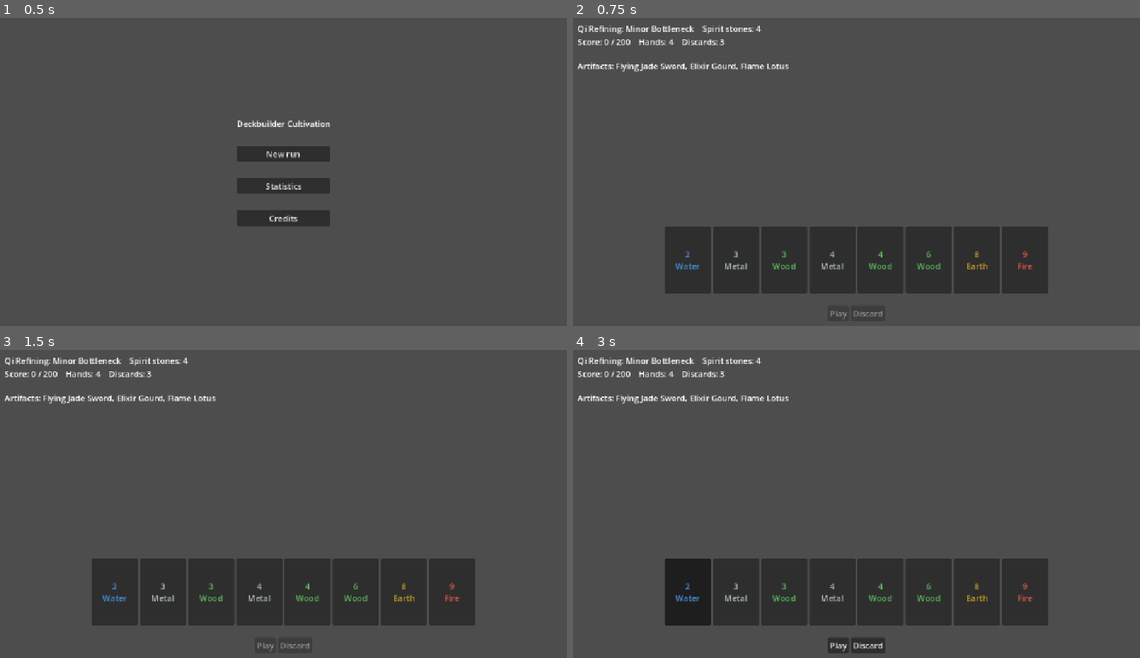
Above: before the commit, frames 1-4 (two rows, left to right).
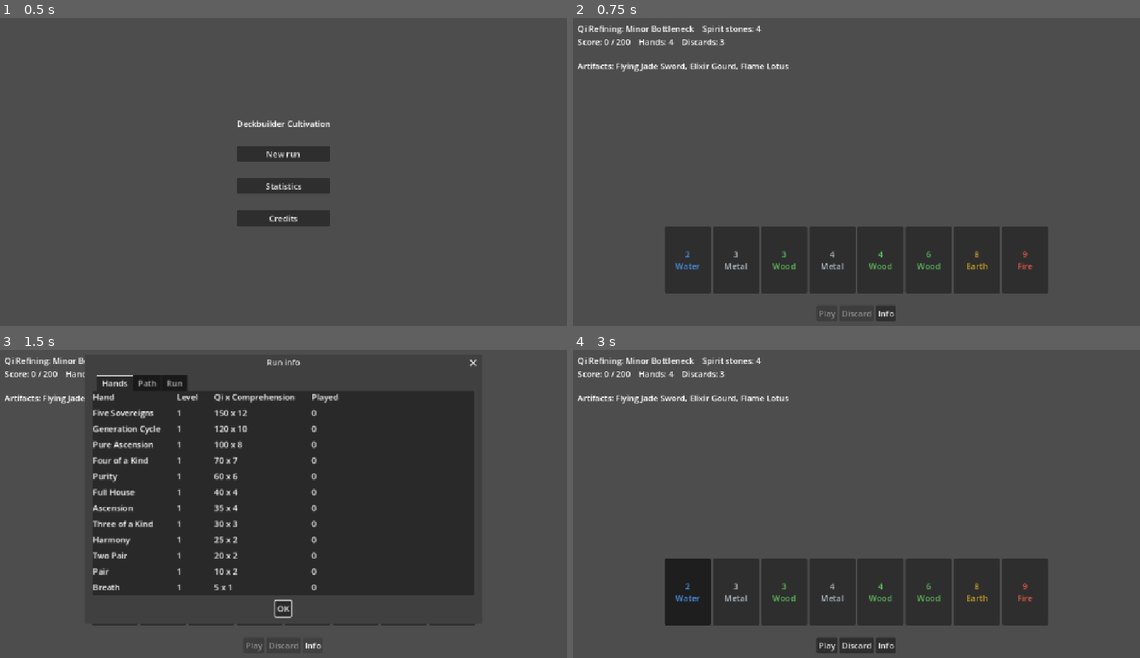
Above: after the commit, the same moments.

Repository: BazeOnigiri/deckbuilder-cultivation
Game: Godot game, scene res://ui/main/main.tscn
The game is run twice, just before and just after one commit, with the same random seed, the same clock (stepped at 60 frames per second) and the same inputs.
Inputs (mouse positions are in pixels of both pictures, inside the frame that each line leads up to):
- Up to frame 1 (0.5 s): no input
- Up to frame 2 (0.75 s): click "New run" at 0.5 s
- Up to frame 3 (1.5 s): click (311, 645) at 1.25 s, where only the run after the commit has a clickable "Info"
- Up to frame 4 (3 s): click (856, 608) at 2 s, where only the run after the commit has a clickable "OK"; click "2 Water" at 2.75 s

Frame 1 is identical in both runs. In frame 2, 0.2% of the frame differs, in the area x 43-57%, y 93-99%; in frame 3, 38%, in the area x 14-85%, y 2-98%; in frame 4, 0.3%.

Commit message:
feat(run-info): ajoute la fenetre d'infos de run avec mains, parcours et statistiques

Diff:
--- a/core/hands/hand_definition.gd
+++ b/core/hands/hand_definition.gd
@@ -18,3 +18,10 @@
 func is_valid() -> bool:
 	return (not id.is_empty() and not name_key.is_empty() and detector != null
 		and base_qi >= 0 and base_comprehension > 0 and level_qi >= 0 and level_comprehension >= 0)
+
+func qi_at(level: int) -> int:
+	return base_qi + (level - 1) * level_qi
+
+
+func comprehension_at(level: int) -> int:
+	return base_comprehension + (level - 1) * level_comprehension
--- /dev/null
+++ b/core/hands/hand_tally.gd
@@ -0,0 +1,50 @@
+class_name HandTally
+extends RefCounted
+## Nombre de fois ou chaque main a ete jouee. Partage par le profil et les statistiques de run.
+
+## id de main -> nombre de fois jouee.
+var counts: Dictionary = {}
+
+
+func record(hand_id: String) -> void:
+	counts[hand_id] = count_of(hand_id) + 1
+
+
+func count_of(hand_id: String) -> int:
+	return counts.get(hand_id, 0)
+
+
+func total() -> int:
+	var sum: int = 0
+	for count: int in counts.values():
+		sum += count
+	return sum
+
+
+## Main la plus jouee, "" si aucune. En cas d'egalite, le plus petit id : resultat stable.
+func most_played() -> String:
+	var ids: Array = counts.keys()
+	ids.sort()
+	var best_id: String = ""
+	var best_count: int = 0
+	for id: String in ids:
+		if counts[id] > best_count:
+			best_id = id
+			best_count = counts[id]
+	return best_id
+
+
+func to_dict() -> Dictionary:
+	return counts.duplicate()
+
+
+## Donnees venant du disque du joueur : on ne garde que les paires id texte -> nombre positif.
+static func from_dict(data: Variant) -> HandTally:
+	var tally := HandTally.new()
+	if not data is Dictionary:
+		return tally
+	for key: Variant in data:
+		var value: Variant = data[key]
+		if key is String and (value is int or value is float) and int(value) > 0:
+			tally.counts[key] = int(value)
+	return tally
--- a/core/profile/profile_stats.gd
+++ b/core/profile/profile_stats.gd
@@ -9,28 +9,7 @@
 var runs_won: int = 0
 var best_realm: int = 0
 var best_hand_score: int = 0
-## id de main -> nombre de fois jouee.
-var hand_counts: Dictionary = {}
-
-
-func total_hands() -> int:
-	var total: int = 0
-	for count: int in hand_counts.values():
-		total += count
-	return total
-
-
-## Main la plus jouee, "" si aucune. En cas d'egalite, le plus petit id : resultat stable.
-func most_played_hand() -> String:
-	var ids: Array = hand_counts.keys()
-	ids.sort()
-	var best_id: String = ""
-	var best_count: int = 0
-	for id: String in ids:
-		if hand_counts[id] > best_count:
-			best_id = id
-			best_count = hand_counts[id]
-	return best_id
+var hands := HandTally.new()
 
 
 func to_dict() -> Dictionary:
@@ -39,7 +18,7 @@
 		"runs_won": runs_won,
 		"best_realm": best_realm,
 		"best_hand_score": best_hand_score,
-		"hand_counts": hand_counts.duplicate(),
+		"hand_counts": hands.to_dict(),
 	}
 
 
@@ -50,13 +29,7 @@
 	stats.runs_won = _count(data, "runs_won")
 	stats.best_realm = _count(data, "best_realm")
 	stats.best_hand_score = _count(data, "best_hand_score")
-	var counts: Variant = data.get("hand_counts", {})
-	if counts is Dictionary:
-		for key: Variant in counts:
-			if key is String:
-				var count: int = _count(counts, key)
-				if count > 0:
-					stats.hand_counts[key] = count
+	stats.hands = HandTally.from_dict(data.get("hand_counts", {}))
 	return stats
 
 
--- a/core/profile/profile_tracker.gd
+++ b/core/profile/profile_tracker.gd
@@ -27,8 +27,7 @@
 
 func _on_hand_played(result: HandResult, score: ScoreContext) -> void:
 	_stats.best_hand_score = maxi(_stats.best_hand_score, score.total())
-	var id: String = result.definition.id
-	_stats.hand_counts[id] = _stats.hand_counts.get(id, 0) + 1
+	_stats.hands.record(result.definition.id)
 
 
 func _on_finished(won: bool) -> void:
--- a/core/realms/run_progress.gd
+++ b/core/realms/run_progress.gd
@@ -9,9 +9,9 @@
 var _bottleneck_index: int = 0
 
 
-func _init(realms: Array[RealmDefinition]) -> void:
-	assert(not realms.is_empty(), "une run demande au moins un royaume")
-	_realms = realms.duplicate()
+func _init(p_realms: Array[RealmDefinition]) -> void:
+	assert(not p_realms.is_empty(), "une run demande au moins un royaume")
+	_realms = p_realms.duplicate()
 	_realms.sort_custom(func(a: RealmDefinition, b: RealmDefinition) -> bool:
 		return a.order < b.order)
 
@@ -25,7 +25,18 @@
 
 
 func current_target() -> int:
-	return roundi(current_realm().base_score * current_bottleneck().score_multiplier)
+	return target_for(current_realm(), current_bottleneck())
+
+
+static func target_for(realm: RealmDefinition, bottleneck: BottleneckDefinition) -> int:
+	return roundi(realm.base_score * bottleneck.score_multiplier)
+
+
+## Goulot du royaume courant : -1 franchi, 0 en cours, 1 a venir. Run terminee : tout est franchi.
+func bottleneck_position(bottleneck_index: int) -> int:
+	if is_finished or bottleneck_index < _bottleneck_index:
+		return -1
+	return 0 if bottleneck_index == _bottleneck_index else 1
 
 
 ## Passe au goulot suivant. Renvoie false si la run est terminee (on reste alors sur le dernier goulot).
--- a/core/round/round_state.gd
+++ b/core/round/round_state.gd
@@ -4,6 +4,7 @@
 
 signal hand_played(result: HandResult, score: ScoreContext)
 signal finished(won: bool)
+signal discarded
 
 enum Status {PLAYING, WON, LOST}
 
@@ -79,6 +80,7 @@
 	if not _deck.discard(cards):
 		return false
 	discards_left -= 1
+	discarded.emit()
 	_refill()
 	return true
 
--- a/core/run/run_state.gd
+++ b/core/run/run_state.gd
@@ -17,6 +17,7 @@
 var artifacts: Array[ArtifactDefinition] = []
 var hand_levels := HandLevels.new()
 var pills: Array[PillDefinition] = []
+var stats := RunStats.new()
 
 var _deck: DeckState
 var _rules: RoundRules
@@ -68,6 +69,8 @@
 		constraint = TribulationConstraint.new()
 	current_round = RoundState.new(_deck, _rules, _evaluator, progress.current_target(), artifacts, hand_levels, constraint)
 	current_round.finished.connect(_on_round_finished)
+	current_round.hand_played.connect(_on_hand_played)
+	current_round.discarded.connect(_on_discarded)
 	# Emis avant start() : l'UI se branche sur le round avant la premiere pioche.
 	round_started.emit(current_round)
 	current_round.start()
@@ -81,9 +84,18 @@
 	# Recompense calculee avant advance() : elle depend du goulot qui vient d'etre franchi.
 	var reward := RoundReward.compute(_economy, progress.current_bottleneck().reward, current_round.hands_left, stones)
 	stones += reward.total()
+	stats.stones_earned += reward.total()
+	stats.bottlenecks_cleared += 1
 	if progress.advance():
 		status = Status.BETWEEN_ROUNDS
 		round_won.emit(reward)
 	else:
 		status = Status.WON
 		finished.emit(true)
+
+func _on_hand_played(result: HandResult, score: ScoreContext) -> void:
+	stats.record_hand(result.definition.id, score.total())
+
+
+func _on_discarded() -> void:
+	stats.discards_used += 1
--- /dev/null
+++ b/core/run/run_stats.gd
@@ -0,0 +1,14 @@
+class_name RunStats
+extends RefCounted
+## Statistiques de la run en cours, affichees dans la fenetre Infos. Neuves a chaque run.
+
+var hands := HandTally.new()
+var best_hand_score: int = 0
+var discards_used: int = 0
+var stones_earned: int = 0
+var bottlenecks_cleared: int = 0
+
+
+func record_hand(hand_id: String, score: int) -> void:
+	hands.record(hand_id)
+	best_hand_score = maxi(best_hand_score, score)
--- a/core/scoring/scoring_pipeline.gd
+++ b/core/scoring/scoring_pipeline.gd
@@ -8,8 +8,8 @@
 	assert(hand != null, "score() demande une main reconnue")
 	var definition := hand.definition
 	var context := ScoreContext.new(hand)
-	context.qi = definition.base_qi + (level - 1) * definition.level_qi
-	context.comprehension = definition.base_comprehension + (level - 1) * definition.level_comprehension
+	context.qi = definition.qi_at(level)
+	context.comprehension = definition.comprehension_at(level)
 	for card: CardInstance in hand.scoring_cards:
 		context.qi += card.rank
 	# Boucle par phase plutot que sort_custom : sort_custom n'est pas stable et perdrait l'ordre d'ajout.
--- a/localization/textes.csv
+++ b/localization/textes.csv
@@ -80,3 +80,22 @@
 UI_STATS_FAVORITE_HAND,Main favorite,Favorite hand
 UI_STATS_HAND_COUNT,%s (%d fois),%s (%d times)
 UI_BACK,Retour,Back
+UI_INFO_BUTTON,Infos,Info
+UI_RUN_INFO,Infos de la run,Run info
+UI_INFO_TAB_HANDS,Mains,Hands
+UI_INFO_TAB_PATH,Parcours,Path
+UI_INFO_TAB_RUN,Run,Run
+UI_INFO_HAND,Main,Hand
+UI_INFO_LEVEL,Niveau,Level
+UI_INFO_VALUE,Qi x Compréhension,Qi x Comprehension
+UI_INFO_VALUE_FORMAT,%d x %d,%d x %d
+UI_INFO_PLAYED,Jouée,Played
+UI_INFO_TARGET,Objectif,Target
+UI_INFO_CONSTRAINT,Contrainte,Constraint
+UI_INFO_STATE,État,State
+UI_INFO_CLEARED,Franchi,Cleared
+UI_INFO_CURRENT,En cours,Current
+UI_INFO_UPCOMING,À venir,Upcoming
+UI_INFO_DISCARDS,Défausses utilisées,Discards used
+UI_INFO_STONES,Pierres gagnées,Stones earned
+UI_INFO_CLEARED_COUNT,Goulots franchis,Bottlenecks cleared
--- a/ui/round/round_screen.gd
+++ b/ui/round/round_screen.gd
@@ -19,6 +19,7 @@
 var _artifact_catalog: Array[ArtifactDefinition]
 var _manual_catalog: Array[ManualDefinition]
 var _pill_catalog: Array[PillDefinition]
+var _hand_catalog: Array[HandDefinition]
 
 ## Debug : artefacts donnes au debut de la run (inspecteur de la scene). Ignores dans une build release.
 @export var debug_artifacts: Array[ArtifactDefinition] = []
@@ -44,7 +45,8 @@
 	_manual_catalog = ManualCatalog.load_definitions()
 	_pill_catalog = PillCatalog.load_definitions()
 	var deck := DeckState.new(load(DECK_PATH), _rng)
-	var evaluator := HandEvaluator.new(HandCatalog.load_definitions())
+	_hand_catalog = HandCatalog.load_definitions()
+	var evaluator := HandEvaluator.new(_hand_catalog)
 	_run = RunState.new(deck, _rules, evaluator, RunProgress.new(RealmCatalog.load_definitions()), load(ECONOMY_PATH))
 	if OS.is_debug_build():
 		_run.artifacts.append_array(debug_artifacts)
@@ -56,6 +58,7 @@
 	_continue_button.pressed.connect(_on_continue_pressed)
 	_menu_button.pressed.connect(menu_requested.emit)
 	_shop_panel.changed.connect(_refresh)
+	%InfoButton.pressed.connect(_show_run_info)
 	_continue_button.hide()
 	_menu_button.hide()
 	run_created.emit(_run)
@@ -181,3 +184,9 @@
 	dialog.canceled.connect(dialog.queue_free)
 	add_child(dialog)
 	dialog.popup_centered()
+
+func _show_run_info() -> void:
+	var dialog := RunInfoDialog.new()
+	dialog.setup(_run, _hand_catalog)
+	add_child(dialog)
+	dialog.popup_centered(RunInfoDialog.SIZE)
--- a/ui/round/round_screen.tscn
+++ b/ui/round/round_screen.tscn
@@ -85,3 +85,8 @@
 unique_name_in_owner = true
 layout_mode = 2
 text = "UI_MENU"
+
+[node name="InfoButton" type="Button" parent="Margin/Layout/Actions"]
+unique_name_in_owner = true
+layout_mode = 2
+text = "UI_INFO_BUTTON"
--- /dev/null
+++ b/ui/run_info/run_info_dialog.gd
@@ -0,0 +1,102 @@
+class_name RunInfoDialog
+extends AcceptDialog
+## Fenetre Infos pendant une run : mains, parcours, statistiques. Construite en code, lecture seule.
+
+const SIZE := Vector2i(760, 520)
+const POSITION_KEYS := ["UI_INFO_CLEARED", "UI_INFO_CURRENT", "UI_INFO_UPCOMING"]
+
+var _run: RunState
+var _hands: Array[HandDefinition]
+
+
+## A appeler avant add_child.
+func setup(run: RunState, hands: Array[HandDefinition]) -> void:
+	_run = run
+	_hands = hands
+
+
+func _ready() -> void:
+	title = tr("UI_RUN_INFO")
+	var tabs := TabContainer.new()
+	add_child(tabs)
+	_add_tab(tabs, "UI_INFO_TAB_HANDS", _hands_grid())
+	_add_tab(tabs, "UI_INFO_TAB_PATH", _path_grid())
+	_add_tab(tabs, "UI_INFO_TAB_RUN", _run_grid())
+	confirmed.connect(queue_free)
+	canceled.connect(queue_free)
+
+
+func _add_tab(tabs: TabContainer, title_key: String, grid: GridContainer) -> void:
+	var scroll := ScrollContainer.new()
+	scroll.custom_minimum_size = Vector2(SIZE) - Vector2(40, 120)
+	scroll.add_child(grid)
+	tabs.add_child(scroll)
+	tabs.set_tab_title(tabs.get_tab_count() - 1, tr(title_key))
+
+
+func _grid(columns: int, header_keys: Array) -> GridContainer:
+	var grid := GridContainer.new()
+	grid.columns = columns
+	grid.add_theme_constant_override("h_separation", 32)
+	grid.add_theme_constant_override("v_separation", 8)
+	for key: String in header_keys:
+		_cell(grid, tr(key))
+	return grid
+
+
+func _cell(grid: GridContainer, text: String) -> void:
+	var label := Label.new()
+	label.text = text
+	grid.add_child(label)
+
+
+## Les 12 mains, de la plus forte a la plus faible, a leur niveau actuel.
+func _hands_grid() -> GridContainer:
+	var grid := _grid(4, ["UI_INFO_HAND", "UI_INFO_LEVEL", "UI_INFO_VALUE", "UI_INFO_PLAYED"])
+	var sorted: Array[HandDefinition] = _hands.duplicate()
+	sorted.sort_custom(func(a: HandDefinition, b: HandDefinition) -> bool: return a.priority > b.priority)
+	for hand: HandDefinition in sorted:
+		var level: int = _run.hand_levels.level_of(hand.id)
+		_cell(grid, tr(hand.name_key))
+		_cell(grid, str(level))
+		_cell(grid, tr("UI_INFO_VALUE_FORMAT") % [hand.qi_at(level), hand.comprehension_at(level)])
+		_cell(grid, str(_run.stats.hands.count_of(hand.id)))
+	return grid
+
+
+## Les goulots du royaume en cours seulement : les royaumes suivants restent une surprise.
+func _path_grid() -> GridContainer:
+	var realm: RealmDefinition = _run.progress.current_realm()
+	var grid := _grid(4, [realm.name_key, "UI_INFO_TARGET", "UI_INFO_CONSTRAINT", "UI_INFO_STATE"])
+	for b: int in realm.bottlenecks.size():
+		var bottleneck: BottleneckDefinition = realm.bottlenecks[b]
+		_cell(grid, tr(bottleneck.name_key))
+		_cell(grid, str(RunProgress.target_for(realm, bottleneck)))
+		_cell(grid, tr(bottleneck.constraint.description_key) if bottleneck.constraint != null else "")
+		_cell(grid, tr(POSITION_KEYS[_run.progress.bottleneck_position(b) + 1]))
+	return grid
+
+
+func _run_grid() -> GridContainer:
+	var grid := _grid(2, [])
+	var stats := _run.stats
+	_cell(grid, tr("UI_STATS_HANDS_PLAYED"))
+	_cell(grid, str(stats.hands.total()))
+	_cell(grid, tr("UI_STATS_BEST_HAND_SCORE"))
+	_cell(grid, str(stats.best_hand_score))
+	_cell(grid, tr("UI_STATS_FAVORITE_HAND"))
+	_cell(grid, _hand_name(stats.hands.most_played()))
+	_cell(grid, tr("UI_INFO_DISCARDS"))
+	_cell(grid, str(stats.discards_used))
+	_cell(grid, tr("UI_INFO_STONES"))
+	_cell(grid, str(stats.stones_earned))
+	_cell(grid, tr("UI_INFO_CLEARED_COUNT"))
+	_cell(grid, str(stats.bottlenecks_cleared))
+	return grid
+
+
+func _hand_name(hand_id: String) -> String:
+	for hand: HandDefinition in _hands:
+		if hand.id == hand_id:
+			return tr(hand.name_key)
+	return tr("UI_NONE")
--- a/ui/stats/stats_screen.gd
+++ b/ui/stats/stats_screen.gd
@@ -14,7 +14,7 @@
 	_add_row("UI_STATS_WIN_RATE", "%d %%" % _win_rate())
 	_add_row("UI_STATS_BEST_REALM", _realm_name(profile.best_realm))
 	_add_row("UI_STATS_BEST_HAND_SCORE", str(profile.best_hand_score))
-	_add_row("UI_STATS_HANDS_PLAYED", str(profile.total_hands()))
+	_add_row("UI_STATS_HANDS_PLAYED", str(profile.hands.total()))
 	_add_row("UI_STATS_FAVORITE_HAND", _favorite_hand())
 
 
@@ -42,10 +42,10 @@
 
 
 func _favorite_hand() -> String:
-	var id: String = profile.most_played_hand()
+	var id: String = profile.hands.most_played()
 	if id.is_empty():
 		return tr("UI_NONE")
 	for hand: HandDefinition in HandCatalog.load_definitions():
 		if hand.id == id:
-			return tr("UI_STATS_HAND_COUNT") % [tr(hand.name_key), profile.hand_counts[id]]
+			return tr("UI_STATS_HAND_COUNT") % [tr(hand.name_key), profile.hands.count_of(id)]
 	return id
Not shown, added: core/hands/hand_tally.gd.uid
Not shown, added: core/run/run_stats.gd.uid
Binary file changed: localization/textes.en.translation
Binary file changed: localization/textes.fr.translation
Not shown, added: ui/run_info/run_info_dialog.gd.uid
